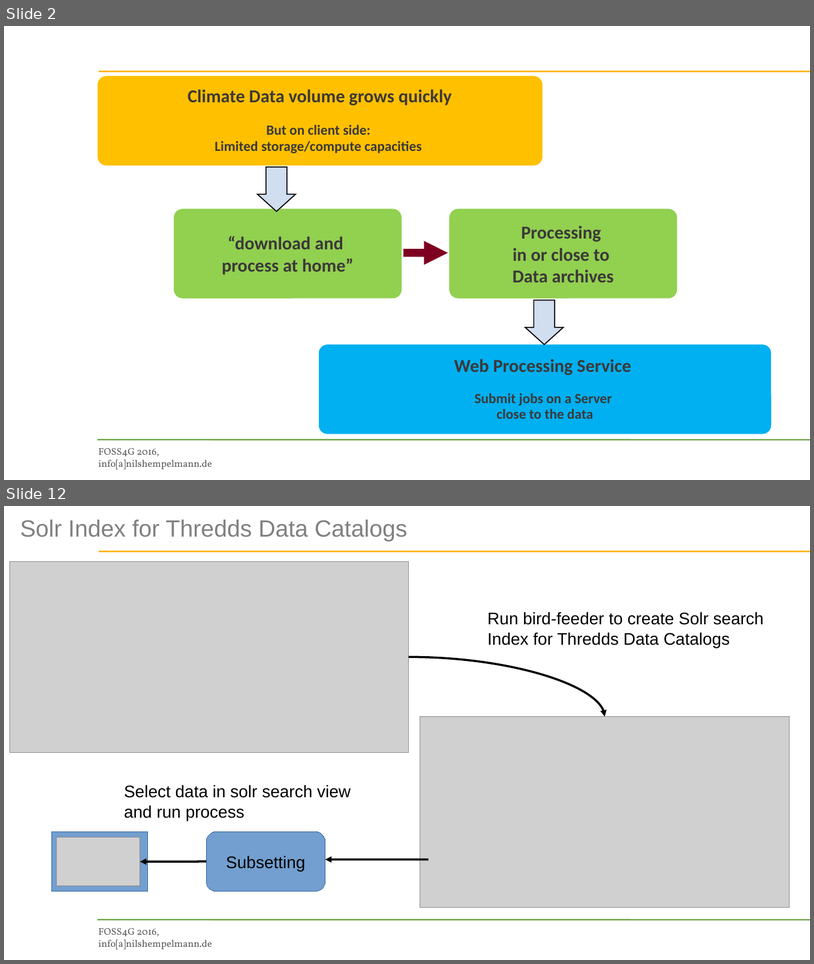
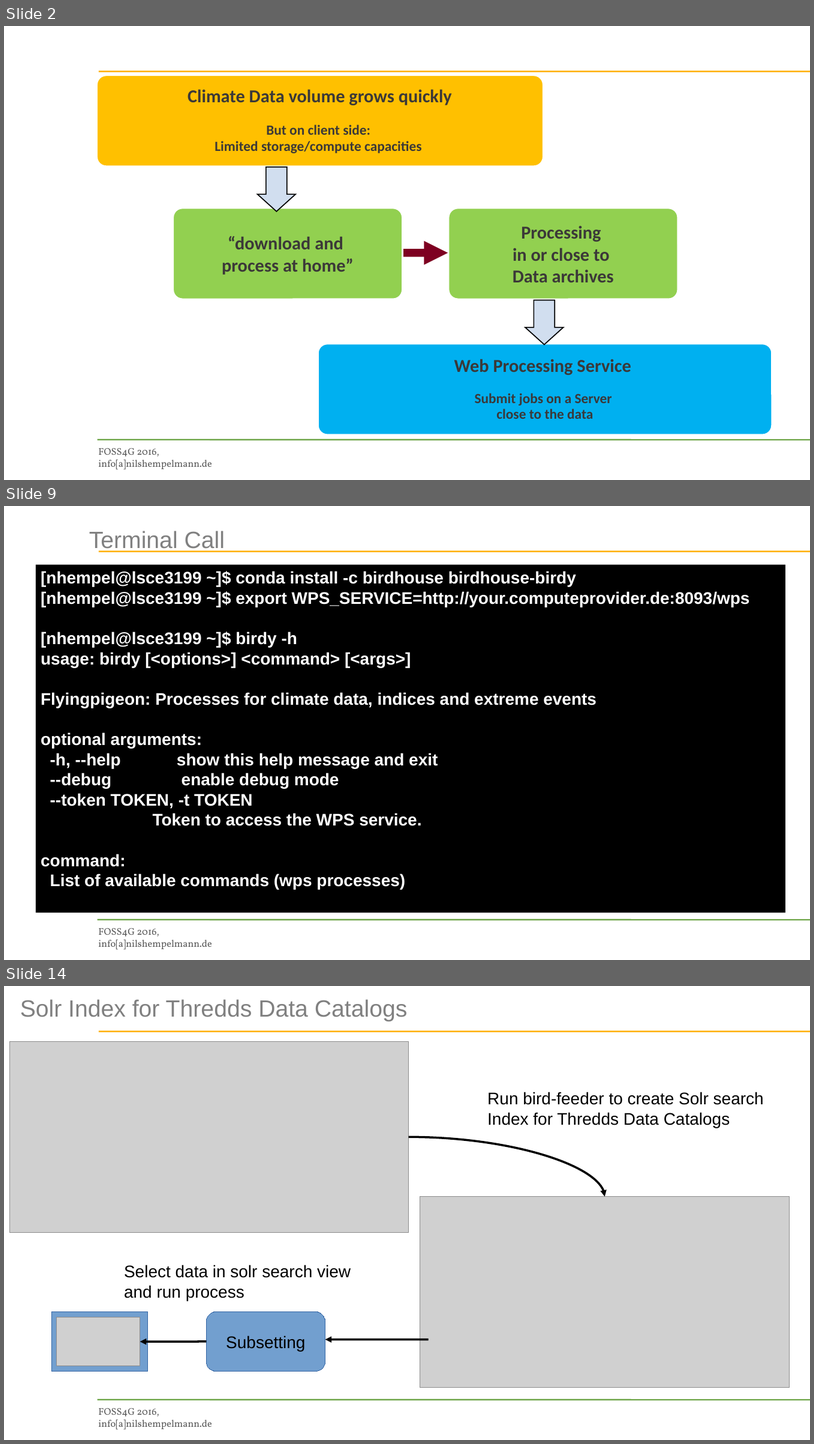
Before and after one commit to bird-house/birdhouse-docs, a slide deck: slides/birdhouse-foss4g-2016/Hempelmann_foss4g2016.odp. Shown one above the other, each under a label of ours: slides 2 and 12 before the commit, slides 2, 9 and 14 after it; the slides between them are not shown. The pictures are 814x964 and 814x1444 pixels, drawn with LibreOffice and Linux fonts; fonts in the diff are those of the drawing; grey boxes stand for pictures; background and template pictures are left out. Boxes give left, top, right and bottom in pixels: in the first picture for what was removed or moved away, otherwise in the second. Text is boxed around its words. In the diff, an @@ line names an element or a change of style, - is before the commit and + after.

```diff
--- a/slides/birdhouse-foss4g-2016/Hempelmann_foss4g2016.odp
+++ b/slides/birdhouse-foss4g-2016/Hempelmann_foss4g2016.odp
@@ slide 9 added at [4, 506, 810, 960], background picture (left out); not listed: 3 template elements that a slide beside it also shows @@
@@ title added at [89, 531, 225, 552], 33.6 pt, text #808080 @@
+Terminal Call
@@ rectangle added at [36, 564, 786, 912], fill #000000, 24 pt, text #FFFFFF, bold @@
+[nhempel@lsce3199 ~]$ conda install -c birdhouse birdhouse-birdy
+[nhempel@lsce3199 ~]$ export WPS_SERVICE=http://your.computeprovider.de:8093/wps
+[nhempel@lsce3199 ~]$ birdy -h
+usage: birdy [<options>] <command> [<args>]
+Flyingpigeon: Processes for climate data, indices and extreme events
+optional arguments:
+-h, --help show this help message and exit
+--debug enable debug mode
+--token TOKEN, -t TOKEN
+Token to access the WPS service.
+command:
+List of available commands (wps processes)
@@ what was slide 12 is now slide 14 @@
```
Also in this commit, not shown: 10 slides changed, 8 other slides added, 1 slide removed, 2 other files.
